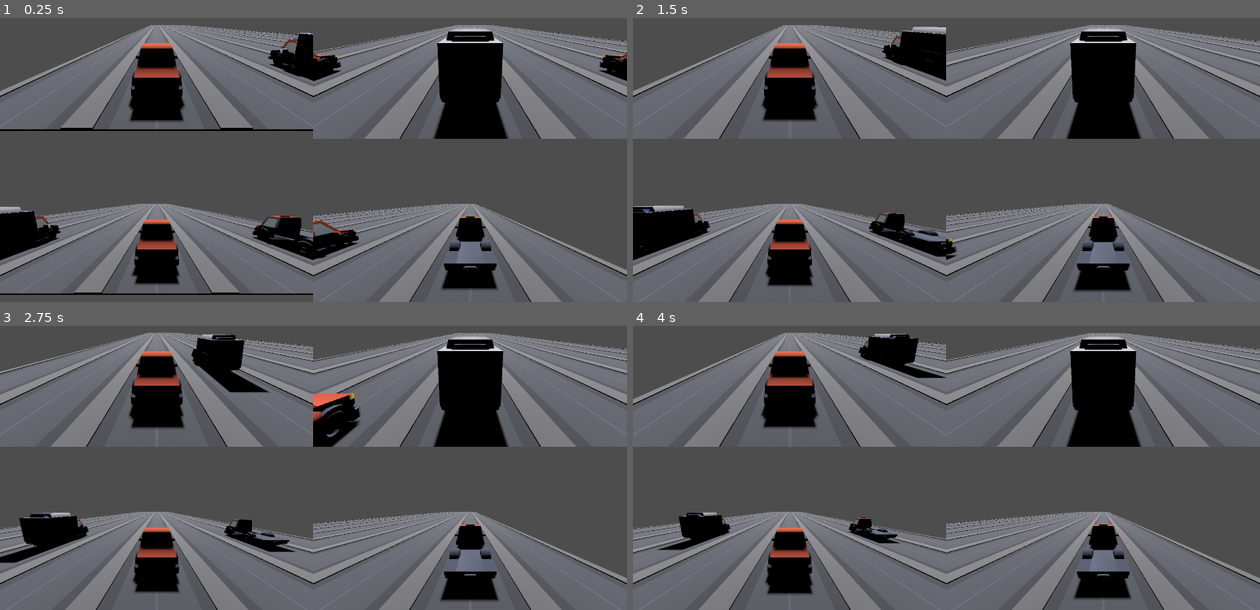
Above: before the commit, frames 1-4 (two rows, left to right).
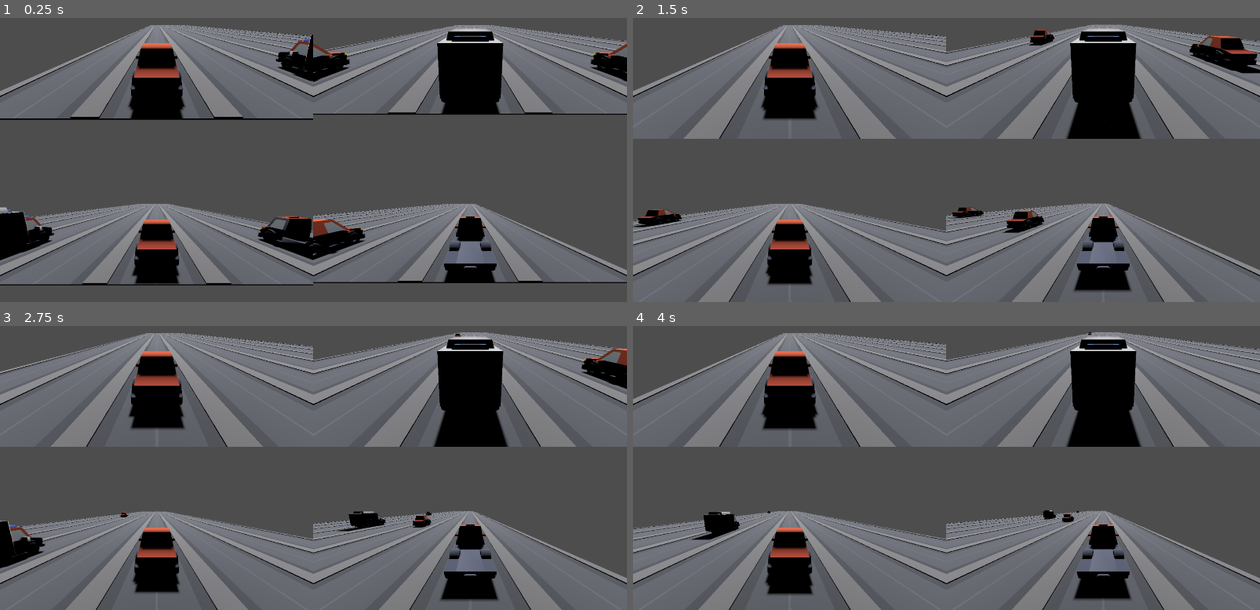
Above: after the commit, the same moments.

Repository: ethanbaedke/Race-Down-Roosevelt
Game: Godot game, scene res://race/race.tscn
The game is run twice, just before and just after one commit, with the same random seed, the same clock (stepped at 60 frames per second) and the same inputs.
Inputs:
- Up to frame 1 (0.25 s): no input
- Up to frame 2 (1.5 s): tap Enter at 0.5 s; hold D 0.53-1.28 s; tap C at 0.6 s; tap X at 0.8, 1.35 s; hold A from 1.28 s (still down)
- Up to frame 3 (2.75 s): tap C at 1.55, 2.1 s; release A at 2.03 s; hold D from 2.03 s (still down); tap X at 2.3 s
- Up to frame 4 (4 s): tap X at 2.85, 3.8 s; tap C at 3.05, 3.6 s; release D at 3.53 s; hold A from 3.53 s (still down)

The runs differ from the first frame. In frame 1, 12% of the frame differs, in the area x 0-100%, y 2-100%; in frame 2, 5.5%; in frame 3, 5.7%; in frame 4, 2.5%.

Commit message:
Implemented acceleration and excees speed reduction

Diff:
--- a/race-down-roosevelt/autoloads/rdr_logger.gd
+++ b/race-down-roosevelt/autoloads/rdr_logger.gd
@@ -1,6 +1,6 @@
 extends Node
 
-const SPAM_LOGGING_ENABLED:bool = false
+const SPAM_LOGGING_ENABLED:bool = true
 
 func log(source:Object, contents:String) -> void:
 
--- a/race-down-roosevelt/race/race.gd
+++ b/race-down-roosevelt/race/race.gd
@@ -21,7 +21,7 @@
 
 	# Have each racer vehicle calculate its speed and move them accordingly.
 	for vehicle:RacerVehicle in _racer_vehicles:
-		var speed:float = vehicle.calculate_speed()
+		var speed:float = vehicle.calculate_speed(delta)
 		vehicle.position.z += speed * delta
 
 	# Move all racers and world back to keep racers centered around z=0.
--- a/race-down-roosevelt/vehicles/racer_vehicles/ambulance.tscn
+++ b/race-down-roosevelt/vehicles/racer_vehicles/ambulance.tscn
@@ -5,5 +5,9 @@
 
 [node name="Ambulance" type="Node3D" unique_id=1093534000]
 script = ExtResource("1_gwnj3")
+top_speed = 13
+acceleration = 3
+durability = 4
+weight = 5
 
 [node name="AmbulanceModel" parent="." unique_id=747674363 instance=ExtResource("2_gwnj3")]
--- a/race-down-roosevelt/vehicles/racer_vehicles/deliver_truck_flat.tscn
+++ b/race-down-roosevelt/vehicles/racer_vehicles/deliver_truck_flat.tscn
@@ -5,5 +5,9 @@
 
 [node name="DeliveryTruckFlat" type="Node3D" unique_id=1093534000]
 script = ExtResource("1_alup5")
+top_speed = 1
+acceleration = 5
+durability = 5
+weight = 4
 
 [node name="DeliveryTruckFlatModel" parent="." unique_id=1932823465 instance=ExtResource("2_alup5")]
--- a/race-down-roosevelt/vehicles/racer_vehicles/firetruck.tscn
+++ b/race-down-roosevelt/vehicles/racer_vehicles/firetruck.tscn
@@ -5,5 +5,9 @@
 
 [node name="Firetruck" type="Node3D" unique_id=1093534000]
 script = ExtResource("1_htnkw")
+top_speed = 9
+acceleration = 1
+durability = 6
+weight = 6
 
 [node name="FiretruckModel" parent="." unique_id=1882874970 instance=ExtResource("2_htnkw")]
--- a/race-down-roosevelt/vehicles/racer_vehicles/race_car.tscn
+++ b/race-down-roosevelt/vehicles/racer_vehicles/race_car.tscn
@@ -5,5 +5,7 @@
 
 [node name="RaceCar" type="Node3D" unique_id=1093534000]
 script = ExtResource("1_1y6v6")
+top_speed = 21
+acceleration = 11
 
 [node name="RaceCarModel" parent="." unique_id=1702229935 instance=ExtResource("1_x1hy7")]
--- a/race-down-roosevelt/vehicles/racer_vehicles/racer_vehicle.gd
+++ b/race-down-roosevelt/vehicles/racer_vehicles/racer_vehicle.gd
@@ -4,16 +4,35 @@
 var race:Race = null
 var racer:RacerObject = null
 
+# 1-indexed, initialized as 0 since its an invalid lane number.
+var lane_number:int = 0
+
+const MAX_TOP_SPEED:int = 21
+const MAX_ACCELERATION:int = 11
+const MAX_DURABILITY:int = 6
+const MAX_WEIGHT:int = 6
+
+@export_range(1, MAX_TOP_SPEED) var top_speed:int = 10
+@export_range(1, MAX_ACCELERATION) var acceleration:int = 2
+@export_range(1, MAX_DURABILITY) var durability:int = 1
+@export_range(1, MAX_WEIGHT) var weight:int = 1
+
 var speed:float = 0
 
-func calculate_speed() -> float:
+# Just does a boost for now.
+func use_powerup() -> void:
+
+	speed += 5.0
+
+func calculate_speed(delta:float) -> float:
+
+	if (speed < top_speed):
+		speed = min(speed + (acceleration * delta), top_speed)
+	elif (speed > top_speed):
+		speed = max(speed - (((MAX_WEIGHT + 1) - weight) * delta), top_speed)
+	RdrLogger.spam_log(self, racer.name + " speed: " + str(speed))
 
 	return speed
-
-#region Lane Switching
-
-# 1-indexed, initialized as 0 since its an invalid lane number.
-var lane_number:int = 0
 
 func try_switch_lanes(dir:int) -> bool:
 
@@ -36,8 +55,6 @@
 
 	return false
 
-#endregion
-
 # Expects race to be set.
 func _ready() -> void:
 
@@ -47,19 +64,19 @@
 		RdrLogger.warn(self, "Racer object not set. Creating default instance.")
 		racer = RacerObject.new()
 
-	# NOTE: Testing only.
-	speed = randi_range(1, 4)
-
 # These are used to get single inputs instead of a continuous stream.
 var _left_key_active:bool = false
 var _right_key_active:bool = false
+var _powerup_key_active:bool = false
 var _joystick_active:bool = false
+var _powerup_button_active:bool = false
 
 func _unhandled_input(event: InputEvent) -> void:
 
 	if (event is InputEventKey):
 		if (racer.device_index != -1):
 			return
+		# Keyboard movement.
 		if (event.keycode == KEY_A || event.keycode == KEY_LEFT):
 			if (!event.pressed):
 				_left_key_active = false
@@ -72,10 +89,19 @@
 			elif (!_right_key_active):
 				_right_key_active = true
 				try_switch_lanes(1)
+		# Keyboard powerup.
+		elif (event.keycode == KEY_C || event.keycode == KEY_X):
+			if (!event.pressed):
+				_powerup_key_active = false
+			elif (!_powerup_key_active):
+				_powerup_key_active = true
+				use_powerup()
+
 
 	elif (event.device != racer.device_index):
 		return
 
+	# Gamepad movement.
 	elif (event is InputEventJoypadMotion):
 		if (event.axis != JOY_AXIS_LEFT_X):
 			return
@@ -86,5 +112,11 @@
 		elif (val < 0.5):
 			_joystick_active = false
 
+	# Gamepad powerup.
 	elif (event is InputEventJoypadButton):
-		pass
+		if (event.button_index == JOY_BUTTON_A || event.button_index == JOY_BUTTON_B || event.button_index == JOY_AXIS_LEFT_X || event.button_index == JOY_BUTTON_Y):
+			if (!event.pressed):
+				_powerup_button_active = false
+			elif (!_powerup_button_active):
+				_powerup_button_active = true
+				use_powerup()
--- a/race-down-roosevelt/vehicles/racer_vehicles/sedan.tscn
+++ b/race-down-roosevelt/vehicles/racer_vehicles/sedan.tscn
@@ -5,5 +5,9 @@
 
 [node name="Sedan" type="Node3D" unique_id=1093534000]
 script = ExtResource("1_4rng7")
+top_speed = 5
+acceleration = 7
+durability = 3
+weight = 2
 
 [node name="SedanModel" parent="." unique_id=1496115204 instance=ExtResource("2_4rng7")]
--- a/race-down-roosevelt/vehicles/racer_vehicles/sports_car.tscn
+++ b/race-down-roosevelt/vehicles/racer_vehicles/sports_car.tscn
@@ -5,5 +5,9 @@
 
 [node name="SportsCar" type="Node3D" unique_id=1093534000]
 script = ExtResource("1_meqtm")
+top_speed = 17
+acceleration = 9
+durability = 2
+weight = 3
 
 [node name="SportsCarModel" parent="." unique_id=617761759 instance=ExtResource("2_meqtm")]
